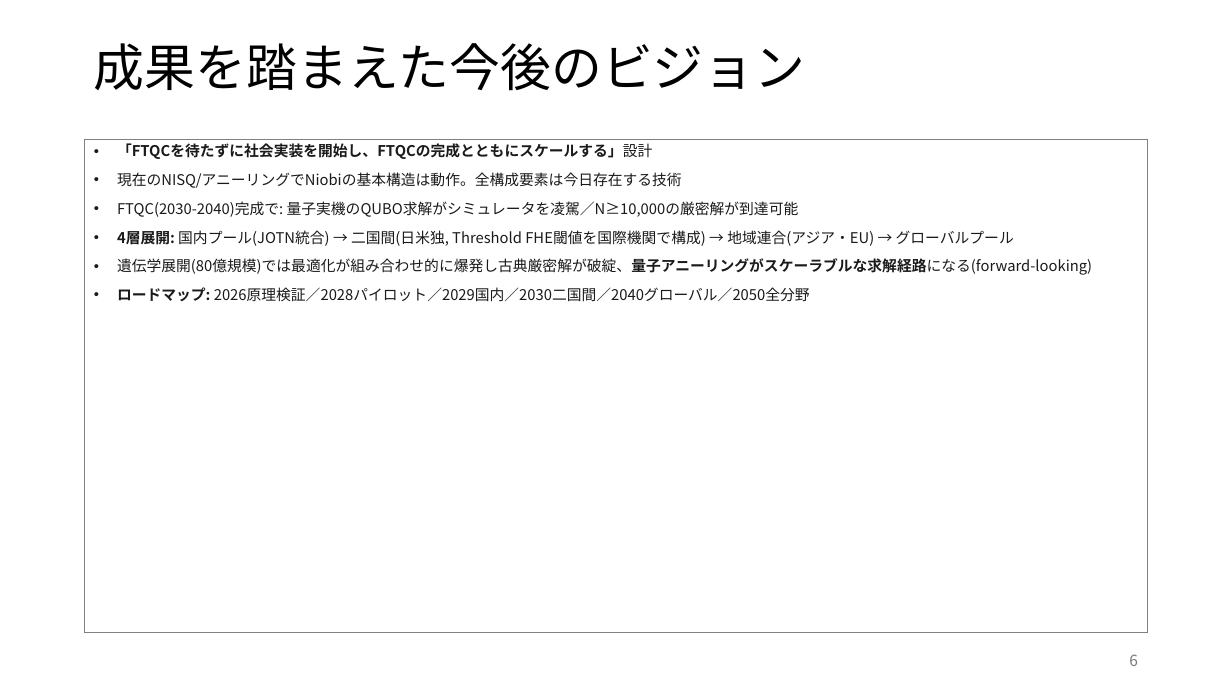
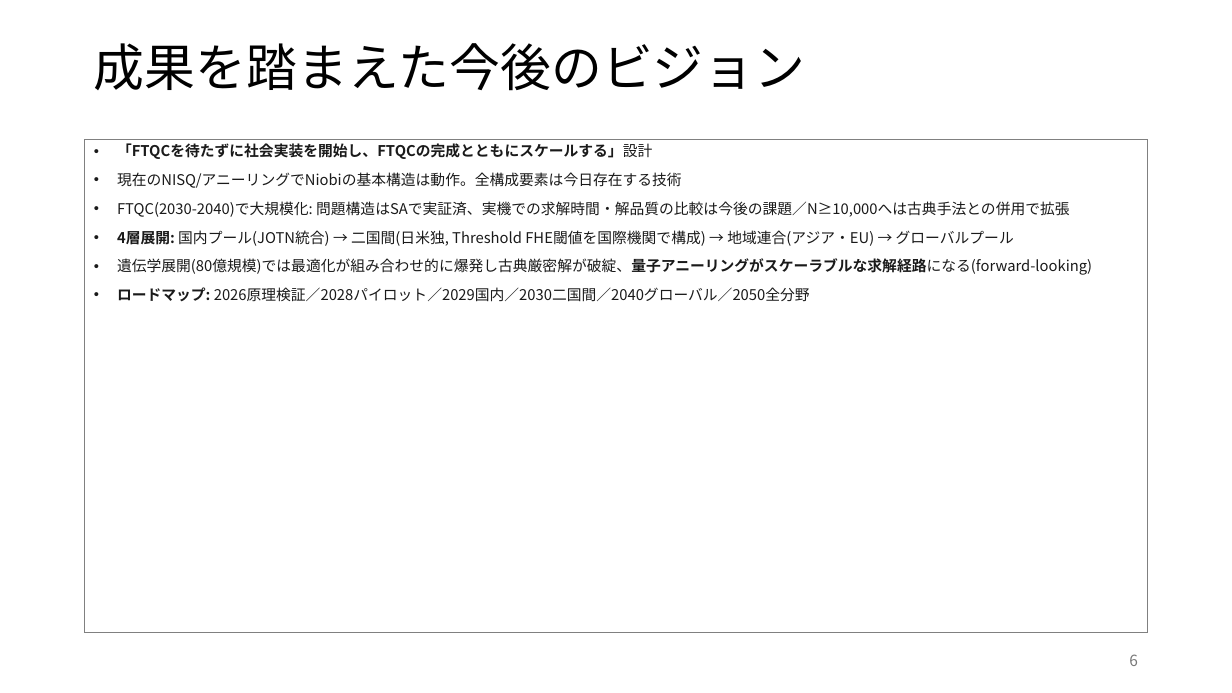
Before and after one commit to Ryujiyasu/niobi, a slide deck: slide 6 of docs/submission/summary_official.pptx. Drawn at 1232x693 pixels with LibreOffice and Linux fonts; fonts in the diff are those of the drawing. Boxes give left, top, right and bottom in pixels: in the first picture for what was removed or moved away, otherwise in the second. Text is boxed around its words. In the diff, an @@ line names an element or a change of style, - is before the commit and + after.

Commit message:
docs: D-Wave実機への過度な期待をトーンダウン（実機は今後の課題に統一）
量子有用性の主張は「交換cycle-coverはNP困難でQUBOが貪欲に勝ち厳密最適に一致」という
問題構造の話で、SAで実証済み。実機は要件でなく加点（事務局確認済み・シミュレータOK）。
「実機ならシミュレータを大幅に上回る/N≥10,000の厳密解が実機で到達可能」という過度な
期待は、現状のアニーラの規模・ノイズ制約を考えると専門家審査(量子複雑性)に突かれる隙。
§5.2/§5.3/概要版を「実機での求解時間・解品質の比較は今後の課題、古典SAへの速度優位は
前提にしない」「N≥10,000へは列生成等の古典手法との併用で拡張」に中立化。
§6.5の「実機はあれば速くなる追加的利点、ないと動かない前提ではない」は秀逸なので維持。
先行研究のD-Wave特許引用・SimulatedAnnealingSampler(古典SAライブラリ)はそのまま。

```diff
--- a/docs/submission/summary_official.pptx
+++ b/docs/submission/summary_official.pptx
@@ text at [117,201,1069,217]: text changed @@
-• FTQC(2030-2040)完成で: 量子実機のQUBO求解がシミュレータを凌駕／N≥10,000の厳密解が到達可能
+• FTQC(2030-2040)で大規模化: 問題構造はSAで実証済、実機での求解時間・解品質の比較は今後の課題／N≥10,000へは古典手法との併用で拡張
```
Also in this commit, not shown: 5 other files.
